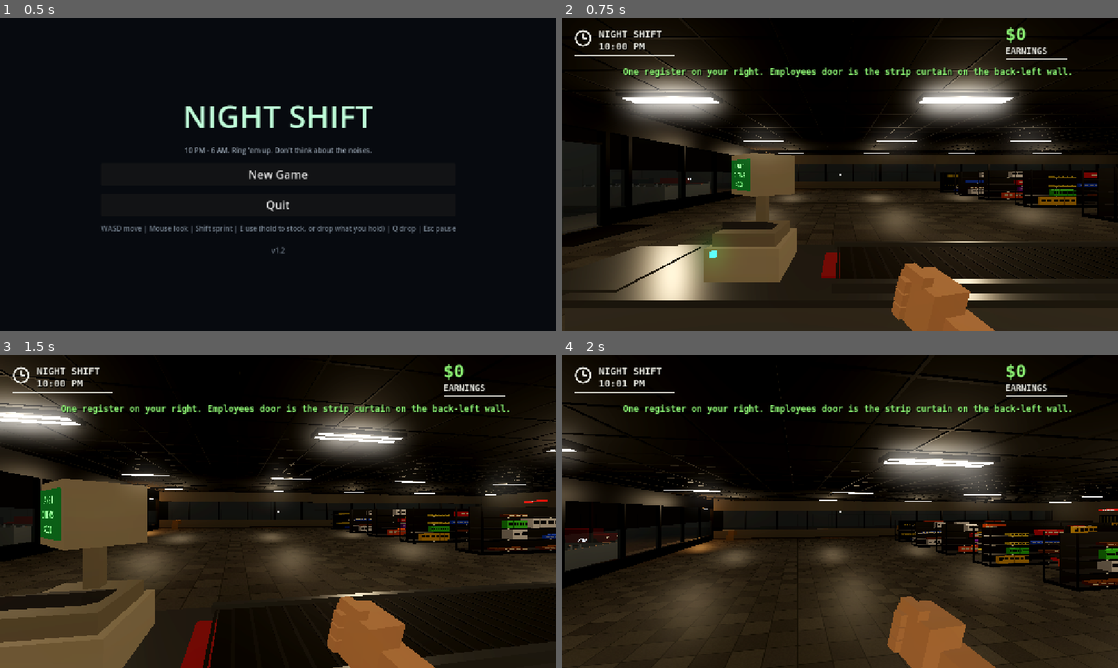
Above: before the commit, frames 1-4 (two rows, left to right).
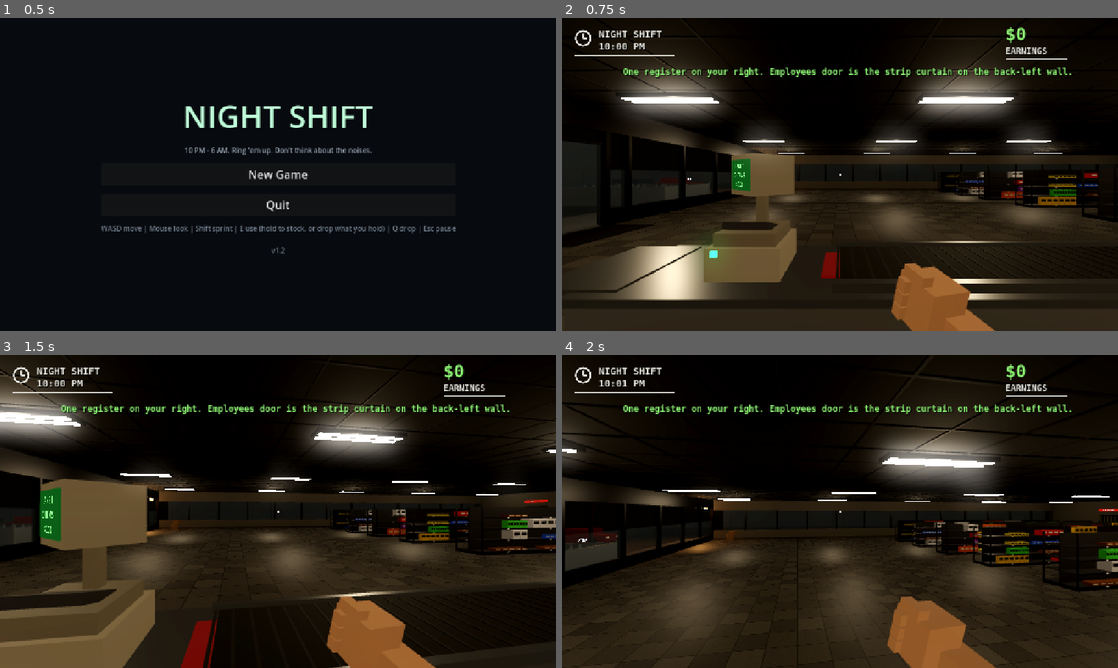
Above: after the commit, the same moments.

Repository: Coleslaw510/night-shift
Game: Godot game, scene res://scenes/menu.tscn
The game is run twice, just before and just after one commit, with the same random seed, the same clock (stepped at 60 frames per second) and the same inputs.
Inputs (mouse positions are in pixels of both pictures, inside the frame that each line leads up to):
- Up to frame 1 (0.5 s): no input
- Up to frame 2 (0.75 s): click "New Game" at 0.5 s
- Up to frame 3 (1.5 s): move the mouse to (305, 511) at 1.27 s; hold W (move_forward) from 1.28 s (still down); hold C (cart) from 1.28 s (still down)
- Up to frame 4 (2 s): keep holding W (move_forward); keep holding C (cart); tap Space (jump) at 1.52, 1.82 s; tap E (interact) at 1.55 s

Frame 1 is identical in both runs. In frame 2, 4.7% of the frame differs, in the area x 9-99%, y 10-100%; in frame 3, 2.1%; in frame 4, 2.1%.

Commit message:
v1.2.1: batch meshes and add graphics presets [skip ci]
Price tags, shelf frames, the ceiling grid, and fence posts are multimeshes. The pause menu saves Low/Medium/High/Ultra, render scale, an FPS cap, and an FPS counter. iOS defaults to Low.

Co-authored-by: Coleslaw510 <Coleslaw510@users.noreply.github.com>

Diff:
--- a/scripts/customer.gd
+++ b/scripts/customer.gd
@@ -343,29 +343,30 @@
 	finished.emit(self, false)
 
 # ---------- update ----------
-func _others() -> Array:
+var _near: Array = []
+
+func _gather() -> void:
+	_near.clear()
 	if game == null:
-		return []
-	var others: Array = []
+		return
 	if is_instance_valid(game.player):
-		others.append(game.player)
+		_near.append(game.player)
 	if game.customers_root:
 		for c in game.customers_root.get_children():
 			if c != self:
-				others.append(c)
+				_near.append(c)
 	if is_inside_tree():
 		for cart in get_tree().get_nodes_in_group("cart"):
 			if cart == my_cart or cart.mode == Cart.M.FOLLOW:
 				continue
 			if cart.global_position.distance_to(global_position) < 2.2:
-				others.append(cart)
-	return others
+				_near.append(cart)
 
 func _steer(dir: Vector3) -> Vector3:
 	var steer := dir
 	var side := Vector3(-dir.z, 0.0, dir.x)
 	_avoid_lock = maxf(0.0, _avoid_lock - 0.016)
-	for o in _others():
+	for o in _near:
 		if not is_instance_valid(o):
 			continue
 		var rel: Vector3 = o.global_position - global_position
@@ -394,7 +395,7 @@
 	return steer.normalized()
 
 func _separate() -> void:
-	for o in _others():
+	for o in _near:
 		if not is_instance_valid(o):
 			continue
 		var rel: Vector3 = global_position - o.global_position
@@ -485,6 +486,7 @@
 				position += Vector3(0.7, 0, 0.7)
 
 func _process(delta: float) -> void:
+	_gather()
 	moving = false
 	if _emote_t > 0.0:
 		_emote_t -= delta
--- a/scripts/game.gd
+++ b/scripts/game.gd
@@ -30,6 +30,8 @@
 var back_door_open := false
 var front_open := 0.0
 var _hint_t := 0.0
+var _cull_t := 0.0
+var _shelf_cull := 0.0
 var _change_reg: Node = null
 var _sfx: Array = []
 var touch_mode := false
@@ -55,8 +57,6 @@
 	if touch_mode:
 		_setup_mobile()
 	store = StoreBuilder.build(self, self)
-	if touch_mode:
-		_mobile_env()
 	shelves = ShelfSystem.new()
 	add_child(shelves)
 	shelves.build()
@@ -122,6 +122,8 @@
 	SaveGame.boot_mode = ""
 	_update_clock()
 	_update_hints()
+	Settings.bind(self)
+	apply_graphics()
 
 ## Touch mode: phones/tablets, or desktop testing with `godot -- --touch`.
 static func is_touch() -> bool:
@@ -130,24 +132,13 @@
 func capture_mouse(on: bool) -> void:
 	Input.mouse_mode = Input.MOUSE_MODE_CAPTURED if (on and not touch_mode) else Input.MOUSE_MODE_VISIBLE
 
-## Mobile preset: no tap-to-interact via emulated mouse clicks, no MSAA, lighter glow/fog,
-## slightly lower 3D resolution, 60 fps cap. The look is kept (same lights and materials).
+## Phones don't use the mouse-click binding, so a tap doesn't also press USE.
+## Resolution, lights, and the FPS cap come from the graphics preset.
 func _setup_mobile() -> void:
 	InputMap.action_erase_events("interact")
 	var e := InputEventKey.new()
 	e.physical_keycode = KEY_E
 	InputMap.action_add_event("interact", e)
-	var vp := get_viewport()
-	vp.msaa_3d = Viewport.MSAA_DISABLED
-	vp.scaling_3d_scale = 0.8
-	Engine.max_fps = 60
-
-func _mobile_env() -> void:
-	for c in get_children():
-		if c is WorldEnvironment:
-			var env: Environment = c.environment
-			env.glow_intensity = 0.55
-			env.adjustment_enabled = false
 
 func play_sfx(name: String) -> void:
 	for a in _sfx:
@@ -172,6 +163,10 @@
 	_run_fuel(delta)
 	_update_can()
 	_recover_registers()
+	_cull_t -= delta
+	if _cull_t <= 0.0 and player:
+		_cull_t = 0.35
+		shelves.update_cull(player.global_position.x, _shelf_cull)
 	_hint_t -= delta
 	if _hint_t <= 0.0:
 		_hint_t = 0.5
@@ -650,6 +645,80 @@
 	hud.set_prompt("")
 	hud.show_summary(stats)
 
+func apply_graphics() -> void:
+	var p := Settings.gfx_preset
+	var max_tier := 2
+	var range_k := 1.0
+	var glow := 0.7
+	var fog := 0.02
+	var far := 250.0
+	var msaa := Viewport.MSAA_2X
+	var shadows := false
+	_shelf_cull = 0.0
+	match p:
+		"low":
+			max_tier = 0
+			range_k = 0.7
+			glow = 0.0
+			fog = 0.032
+			far = 90.0
+			msaa = Viewport.MSAA_DISABLED
+			_shelf_cull = 14.0
+		"medium":
+			max_tier = 1
+			range_k = 0.85
+			glow = 0.4
+			fog = 0.024
+			far = 140.0
+			msaa = Viewport.MSAA_DISABLED
+			_shelf_cull = 24.0
+		"ultra":
+			max_tier = 2
+			range_k = 1.05
+			glow = 0.85
+			fog = 0.016
+			far = 400.0
+			msaa = Viewport.MSAA_4X
+			shadows = true
+		_:
+			max_tier = 2
+			range_k = 1.0
+			glow = 0.7
+			fog = 0.02
+			far = 250.0
+			msaa = Viewport.MSAA_2X
+	var vp := get_viewport()
+	vp.msaa_3d = msaa
+	vp.scaling_3d_scale = clampf(Settings.gfx_scale, 0.5, 1.0)
+	Engine.max_fps = Settings.fps_cap
+	if player and player.cam:
+		player.cam.far = far
+	for c in get_children():
+		if c is WorldEnvironment:
+			var env: Environment = c.environment
+			env.glow_enabled = glow > 0.01
+			env.glow_intensity = glow
+			env.fog_enabled = true
+			env.fog_density = fog
+	for entry in store.lights:
+		var light := entry as Light3D
+		if light == null:
+			continue
+		var tier := int(light.get_meta("tier", 2))
+		var on := tier <= max_tier
+		light.visible = on
+		var base_e := float(light.get_meta("base", 1.0))
+		var base_r := float(light.get_meta("base_range", 8.0))
+		if light is OmniLight3D:
+			light.omni_range = base_r * range_k
+		elif light is SpotLight3D:
+			light.spot_range = base_r * range_k
+		light.shadow_enabled = shadows and on and light is SpotLight3D and tier == 0
+		light.light_energy = base_e if on else 0.0
+		light.set_meta("run", light.light_energy)
+	if shelves and player:
+		shelves.update_cull(player.global_position.x, _shelf_cull)
+
 func _flicker() -> void:
 	# Two fixtures misbehave, like any good night-shift store.
 	var fr := Engine.get_process_frames()
@@ -657,8 +726,11 @@
 		if i >= store.lights.size():
 			continue
 		var l: OmniLight3D = store.lights[i]
+		if not l.visible:
+			continue
 		var on := randf() > 0.12 if fr % 300 < 70 else true
-		l.light_energy = l.get_meta("base") * (1.0 if on else 0.1)
+		var run := float(l.get_meta("run", l.get_meta("base")))
+		l.light_energy = run * (1.0 if on else 0.1)
 		var f: Node3D = l.get_meta("fixture")
 		for t in f.get_children():
 			if t is MeshInstance3D and t.get_index() > 0:
--- a/scripts/hud.gd
+++ b/scripts/hud.gd
@@ -39,6 +39,7 @@
 var tasks_label: Label
 var prompt_label: Label
 var toast_label: Label
+var fps_label: Label
 var pause_panel: Control
 var summary_panel: Control
 var summary_text: Label
@@ -90,6 +91,13 @@
 	_line(root, Vector2(28, 84), 230)
 	tasks_label = _label(root, "", 17, AMBER)
 	tasks_label.position = Vector2(28, 94)
+	fps_label = _label(root, "", 16, GREEN)
+	fps_label.set_anchors_preset(Control.PRESET_CENTER_TOP)
+	fps_label.horizontal_alignment = HORIZONTAL_ALIGNMENT_CENTER
+	fps_label.offset_left = -80
+	fps_label.offset_right = 80
+	fps_label.offset_top = 4
+	fps_label.offset_bottom = 24
 	# top-right
 	money_label = _label(root, "$0", 40, GREEN)
 	money_label.set_anchors_preset(Control.PRESET_TOP_RIGHT)
@@ -463,6 +471,10 @@
 	summary_panel.visible = true
 
 func _process(delta: float) -> void:
+	if fps_label:
+		fps_label.visible = Settings.show_fps
+		if Settings.show_fps:
+			fps_label.text = "%d FPS" % int(Engine.get_frames_per_second())
 	if _toast_t > 0.0:
 		_toast_t -= delta
 		if _toast_t <= 0.0:
--- a/scripts/settings.gd
+++ b/scripts/settings.gd
@@ -4,26 +4,61 @@
 const PATH := "user://settings.cfg"
 static var mouse_sens := 1.0
 static var volume := 0.8
+static var gfx_preset := ""
+static var gfx_scale := 1.0
+static var fps_cap := 0
+static var show_fps := false
+static var host: Node = null
 static var _loaded := false
+static var _scale_slider: HSlider
+static var _preset_buttons: Array = []
+static var _cap_buttons: Array = []
+
+static func bind(n: Node) -> void:
+	host = n
 
 static func load_settings() -> void:
 	if _loaded:
 		return
 	_loaded = true
+	var mobile := OS.has_feature("mobile")
+	gfx_preset = "low" if mobile else "high"
+	gfx_scale = 0.7 if mobile else 1.0
+	fps_cap = 60 if mobile else 0
 	var cf := ConfigFile.new()
 	if cf.load(PATH) == OK:
 		mouse_sens = cf.get_value("input", "mouse_sens", 1.0)
 		volume = cf.get_value("audio", "volume", 0.8)
+		gfx_preset = str(cf.get_value("graphics", "preset", gfx_preset))
+		gfx_scale = float(cf.get_value("graphics", "scale", gfx_scale))
+		fps_cap = int(cf.get_value("graphics", "fps_cap", fps_cap))
+		show_fps = bool(cf.get_value("graphics", "show_fps", false))
 	apply()
 
 static func save_settings() -> void:
 	var cf := ConfigFile.new()
+	cf.load(PATH)
 	cf.set_value("input", "mouse_sens", mouse_sens)
 	cf.set_value("audio", "volume", volume)
+	cf.set_value("graphics", "preset", gfx_preset)
+	cf.set_value("graphics", "scale", gfx_scale)
+	cf.set_value("graphics", "fps_cap", fps_cap)
+	cf.set_value("graphics", "show_fps", show_fps)
 	cf.save(PATH)
 
 static func apply() -> void:
 	AudioServer.set_bus_volume_db(0, linear_to_db(maxf(volume, 0.0001)))
+	if host and host.has_method("apply_graphics"):
+		host.apply_graphics()
+
+static func preset_scale(key: String) -> float:
+	match key:
+		"low":
+			return 0.7
+		"medium":
+			return 0.85
+		_:
+			return 1.0
 
 ## Adds two labelled sliders (mouse sensitivity, volume) to a container.
 static func add_sliders(box: Container) -> void:
@@ -48,3 +83,92 @@
 				apply()
 			save_settings())
 		box.add_child(s)
+	add_graphics(box)
+
+static func add_graphics(box: Container) -> void:
+	load_settings()
+	var title := Label.new()
+	title.text = "Graphics"
+	title.horizontal_alignment = HORIZONTAL_ALIGNMENT_CENTER
+	box.add_child(title)
+	var row := HBoxContainer.new()
+	row.alignment = BoxContainer.ALIGNMENT_CENTER
+	row.add_theme_constant_override("separation", 6)
+	box.add_child(row)
+	_preset_buttons.clear()
+	for name in ["Low", "Medium", "High", "Ultra"]:
+		var b := Button.new()
+		var key: String = str(name).to_lower()
+		b.text = name
+		b.toggle_mode = true
+		b.button_pressed = gfx_preset == key
+		b.pressed.connect(_pick_preset.bind(key))
+		row.add_child(b)
+		_preset_buttons.append(b)
+	var scale_l := Label.new()
+	scale_l.text = "Render scale"
+	scale_l.horizontal_alignment = HORIZONTAL_ALIGNMENT_CENTER
+	box.add_child(scale_l)
+	_scale_slider = HSlider.new()
+	_scale_slider.min_value = 0.5
+	_scale_slider.max_value = 1.0
+	_scale_slider.step = 0.05
+	_scale_slider.value = gfx_scale
+	_scale_slider.custom_minimum_size = Vector2(320, 24)
+	_scale_slider.value_changed.connect(func(v: float):
+		gfx_scale = v
+		apply()
+		save_settings())
+	box.add_child(_scale_slider)
+	var cap_l := Label.new()
+	cap_l.text = "FPS cap"
+	cap_l.horizontal_alignment = HORIZONTAL_ALIGNMENT_CENTER
+	box.add_child(cap_l)
+	var caps := HBoxContainer.new()
+	caps.alignment = BoxContainer.ALIGNMENT_CENTER
+	caps.add_theme_constant_override("separation", 6)
+	box.add_child(caps)
+	_cap_buttons.clear()
+	for spec in [["30", 30], ["60", 60], ["Max", 0]]:
+		var b2 := Button.new()
+		b2.text = spec[0]
+		b2.toggle_mode = true
+		var cap := int(spec[1])
+		b2.button_pressed = fps_cap == cap
+		b2.pressed.connect(_set_cap.bind(cap))
+		caps.add_child(b2)
+		_cap_buttons.append(b2)
+	var fps := CheckButton.new()
+	fps.text = "FPS counter"
+	fps.button_pressed = show_fps
+	fps.toggled.connect(func(on: bool):
+		show_fps = on
+		apply()
+		save_settings())
+	box.add_child(fps)
+
+static func _set_cap(cap: int) -> void:
+	fps_cap = cap
+	apply()
+	save_settings()
+	_mark_caps()
+
+static func _pick_preset(key: String) -> void:
+	gfx_preset = key
+	gfx_scale = preset_scale(key)
+	if _scale_slider:
+		_scale_slider.set_value_no_signal(gfx_scale)
+	_mark_presets()
+	apply()
+	save_settings()
+
+static func _mark_presets() -> void:
+	for b in _preset_buttons:
+		if b is Button:
+			b.button_pressed = str(b.text).to_lower() == gfx_preset
+
+static func _mark_caps() -> void:
+	for b in _cap_buttons:
+		if b is Button:
+			var cap := 60 if b.text == "60" else (30 if b.text == "30" else 0)
+			b.button_pressed = cap == fps_cap
--- a/scripts/shelves.gd
+++ b/scripts/shelves.gd
@@ -15,6 +15,12 @@
 var slots: Array = []          # Array[Dictionary]
 var mm: MultiMesh
 var mm_label: MultiMesh
+var tag_mm: MultiMesh
+var tag_rest: Array = []
+var tag_row: Array = []
+var row_nodes: Array = []
+var slot_ranges: Array = []
+var _row_on: Array = []
 var slot_len := 0.0
 
 func build() -> void:
@@ -27,20 +33,29 @@
 	var cz: float = (StoreBuilder.SHELF_Z0 + StoreBuilder.SHELF_Z1) * 0.5
 	for r in StoreBuilder.SHELF_X.size():
 		var sx: float = StoreBuilder.SHELF_X[r]
-		StoreBuilder.box(self, Vector3(DEPTH * 2, 0.1, length), Vector3(sx, 0.05, cz), metal)
-		StoreBuilder.box(self, Vector3(0.04, 1.85, length), Vector3(sx, 0.95, cz), StoreBuilder.mat(Color(0.14, 0.14, 0.15), 0.0, 0.8))
-		# uprights
+		var row := Node3D.new()
+		row.name = "ShelfRow%d" % r
+		add_child(row)
+		row_nodes.append(row)
+		_row_on.append(true)
+		var metal_xf: Array = []
+		var board_xf: Array = []
+		metal_xf.append(Transform3D(Basis.from_scale(Vector3(DEPTH * 2, 0.1, length)), Vector3(sx, 0.05, cz)))
+		StoreBuilder.box(row, Vector3(0.04, 1.85, length), Vector3(sx, 0.95, cz), StoreBuilder.mat(Color(0.14, 0.14, 0.15), 0.0, 0.8))
 		var z: float = StoreBuilder.SHELF_Z0
 		while z <= StoreBuilder.SHELF_Z1 + 0.01:
 			for side in [-1, 1]:
-				StoreBuilder.box(self, Vector3(0.05, 1.9, 0.05), Vector3(sx + side * DEPTH, 0.95, z), metal)
+				metal_xf.append(Transform3D(Basis.from_scale(Vector3(0.05, 1.9, 0.05)), Vector3(sx + side * DEPTH, 0.95, z)))
 			z += length / 4.0
 		for lv in LEVELS:
-			StoreBuilder.box(self, Vector3(DEPTH * 2, 0.03, length), Vector3(sx, lv, cz), board)
+			board_xf.append(Transform3D(Basis.from_scale(Vector3(DEPTH * 2, 0.03, length)), Vector3(sx, lv, cz)))
 			for side in [-1, 1]:
-				StoreBuilder.box(self, Vector3(0.02, 0.05, length), Vector3(sx + side * (DEPTH + 0.01), lv - 0.01, cz), metal)
+				metal_xf.append(Transform3D(Basis.from_scale(Vector3(0.02, 0.05, length)), Vector3(sx + side * (DEPTH + 0.01), lv - 0.01, cz)))
+		StoreBuilder._multibox(row, metal_xf, metal)
+		StoreBuilder._multibox(row, board_xf, board)
 		# collider = the interact surface for stocking
-		Interact.make(self, Vector3(DEPTH * 2, 1.9, length), Vector3(sx, 0.95, cz), self, {"kind": "shelf", "row": r})
+		Interact.make(row, Vector3(DEPTH * 2, 1.9, length), Vector3(sx, 0.95, cz), self, {"kind": "shelf", "row": r})
+		var slot0 := slots.size()
 		# slots
 		for side in [-1, 1]:
 			# each face gets a few product "bands" so it looks merchandised
@@ -58,10 +73,54 @@
 				# price tags along the shelf edge
 				for si in SLOTS:
 					var tz: float = StoreBuilder.SHELF_Z0 + 0.15 + (si + 0.5) * slot_len
-					StoreBuilder.box(self, Vector3(0.012, 0.04, 0.09), Vector3(sx + side * (DEPTH + 0.025), LEVELS[li] - 0.01, tz), tag)
+					tag_rest.append(Transform3D(Basis.from_scale(Vector3(0.012, 0.04, 0.09)), Vector3(sx + side * (DEPTH + 0.025), LEVELS[li] - 0.01, tz)))
+					tag_row.append(r)
+		slot_ranges.append([slot0, slots.size()])
+	_build_tags(tag)
 	_build_multimesh()
 	for i in slots.size():
 		_refresh(i)
+
+func _build_tags(mat: Material) -> void:
+	tag_mm = MultiMesh.new()
+	tag_mm.transform_format = MultiMesh.TRANSFORM_3D
+	var bm := BoxMesh.new()
+	bm.size = Vector3.ONE
+	tag_mm.mesh = bm
+	tag_mm.instance_count = tag_rest.size()
+	for i in tag_rest.size():
+		tag_mm.set_instance_transform(i, tag_rest[i])
+	var mmi := MultiMeshInstance3D.new()
+	mmi.multimesh = tag_mm
+	mmi.material_override = mat
+	add_child(mmi)
+
+func _hide_slot(i: int) -> void:
+	var s: Dictionary = slots[i]
+	for u in s.cap:
+		var id: int = s.inst + u
+		mm.set_instance_transform(id, HIDE)
+		mm_label.set_instance_transform(id, HIDE)
+
+## max_dist <= 0 shows every row. Otherwise rows far from the player on X are hidden.
+func update_cull(player_x: float, max_dist: float) -> void:
+	for r in row_nodes.size():
+		var show := max_dist <= 0.0 or absf(StoreBuilder.SHELF_X[r] - player_x) <= max_dist
+		if _row_on[r] == show:
+			continue
+		_row_on[r] = show
+		row_nodes[r].visible = show
+		var span: Array = slot_ranges[r]
+		if show:
+			for i in range(int(span[0]), int(span[1])):
+				_refresh(i)
+		else:
+			for i in range(int(span[0]), int(span[1])):
+				_hide_slot(i)
+		for t in tag_row.size():
+			if int(tag_row[t]) != r:
+				continue
+			tag_mm.set_instance_transform(t, tag_rest[t] if show else HIDE)
 
 func _build_multimesh() -> void:
 	var total := 0
--- a/scripts/store_builder.gd
+++ b/scripts/store_builder.gd
@@ -144,7 +144,7 @@
 	_floor_and_ceiling(store)
 	_walls(store, out)
 	_lights(store, out)
-	_freezer(store)
+	_freezer(store, out)
 	_checkouts(store, out, target)
 	_stockroom(store, out, target)
 	_outside(store, out, target)
@@ -198,14 +198,16 @@
 	var grid_m := mat(Color(0.06, 0.06, 0.06))
 	box(store, Vector3(W, 0.12, depth), Vector3(0, H + 0.06, zc), ceil_m)
 	box(store, Vector3(W, 0.12, ZB - ROOM_Z), Vector3(0, H + 0.06, (ZB + ROOM_Z) * 0.5), ceil_m)
+	var grid_xf: Array = []
 	var gx := -hw + 1.2
 	while gx < hw:
-		box(store, Vector3(0.04, 0.03, depth), Vector3(gx, H - 0.01, zc), grid_m)
+		grid_xf.append(Transform3D(Basis.from_scale(Vector3(0.04, 0.03, depth)), Vector3(gx, H - 0.01, zc)))
 		gx += 1.2
 	var gz := ZB + 1.2
 	while gz < hd:
-		box(store, Vector3(W, 0.03, 0.04), Vector3(0, H - 0.01, gz), grid_m)
+		grid_xf.append(Transform3D(Basis.from_scale(Vector3(W, 0.03, 0.04)), Vector3(0, H - 0.01, gz)))
 		gz += 1.2
+	_multibox(store, grid_xf, grid_m)
 	# Roof (seen from outside)
 	box(store, Vector3(W + 0.6, 0.3, depth + 0.6), Vector3(0, H + 0.27, zc), mat(Color(0.12, 0.11, 0.1)))
 	box(store, Vector3(W + 0.6, 0.3, ZB - ROOM_Z + 0.6), Vector3(0, H + 0.27, (ZB + ROOM_Z) * 0.5), mat(Color(0.12, 0.11, 0.1)))
@@ -310,12 +312,11 @@
 			l.omni_range = 10.5
 			l.omni_attenuation = 1.0
 			l.position = Vector3(fx, H - 0.45, fz)
-			store.add_child(l)
 			l.set_meta("fixture", f)
-			l.set_meta("base", l.light_energy)
-			out.lights.append(l)
-
-static func _freezer(store: Node3D) -> void:
+			var tier := 0 if absf(fx) < 1.0 else (1 if absf(fx) < 10.0 else 2)
+			_add_light(store, out, l, tier, l.omni_range)
+
+static func _freezer(store: Node3D, out: Dictionary) -> void:
 	var z := ZB + 0.6
 	var body := mat(Color(0.22, 0.22, 0.24), 0.0, 0.5, 0.4)
 	var glow := mat(Color(0.75, 0.9, 1.0), 2.2)
@@ -352,7 +353,7 @@
 	fl.light_energy = 1.4
 	fl.omni_range = 6.5
 	fl.position = Vector3(0, 1.3, z + 1.4)
-	store.add_child(fl)
+	_add_light(store, out, fl, 0, fl.omni_range)
 	# "FREEZER AISLE ->" sign (dark plate, light text)
 	box(store, Vector3(6.2, 0.62, 0.06), Vector3(0, 3.12, z + 0.4), mat(Color(0.12, 0.13, 0.15), 0.0, 0.6))
 	label(store, "FREEZER AISLE ->", Vector3(0, 3.12, z + 0.44), 96, Color(0.85, 0.88, 0.9), 0.0, 0.0045)
@@ -381,6 +382,30 @@
 	mmi.material_override = m
 	parent.add_child(mmi)
 	return mmi
+
+static func _multibox(parent: Node, xf: Array, material: Material) -> void:
+	if xf.is_empty():
+		return
+	var mm := MultiMesh.new()
+	mm.transform_format = MultiMesh.TRANSFORM_3D
+	var bm := BoxMesh.new()
+	bm.size = Vector3.ONE
+	mm.mesh = bm
+	mm.instance_count = xf.size()
+	for i in xf.size():
+		mm.set_instance_transform(i, xf[i])
+	var mmi := MultiMeshInstance3D.new()
+	mmi.multimesh = mm
+	mmi.material_override = material
+	parent.add_child(mmi)
+
+static func _add_light(store: Node, out: Dictionary, light: Light3D, tier: int, base_range: float) -> void:
+	light.shadow_enabled = false
+	light.set_meta("tier", tier)
+	light.set_meta("base", light.light_energy)
+	light.set_meta("base_range", base_range)
+	store.add_child(light)
+	out.lights.append(light)
 
 static func _checkouts(store: Node3D, out: Dictionary, target: Object) -> void:
 	var beige := mat(Color(0.66, 0.62, 0.54), 0.0, 0.7)
@@ -443,7 +468,7 @@
 	label(n, String(p.name).to_upper(), Vector3(0, 0.24, 0.236), 24, Products.label_color(p), 0.0, 0.0018)
 	return n
 
-static func _down_spot(store: Node3D, pos: Vector3, energy: float, rng: float) -> void:
+static func _down_spot(store: Node3D, out: Dictionary, pos: Vector3, energy: float, rng: float) -> void:
 	var sl := SpotLight3D.new()
 	sl.light_color = Color(1.0, 0.82, 0.55)
 	sl.light_energy = energy
@@ -451,7 +476,7 @@
 	sl.spot_angle = 38.0
 	sl.position = pos
 	sl.rotation.x = -PI * 0.5
-	store.add_child(sl)
+	_add_light(store, out, sl, 0, rng)
 	box(store, Vector3(0.4, 0.08, 0.4), pos + Vector3(0, 0.1, 0), mat(Color(1.0, 0.85, 0.6), 2.5))
 
 static func _stockroom(store: Node3D, out: Dictionary, target: Object) -> void:
@@ -468,8 +493,8 @@
 	box(store, Vector3(0.08, H, ZB - ROOM_Z), Vector3(hw + 0.2, H * 0.5, (ZB + ROOM_Z) * 0.5), ext)
 	box(store, Vector3(W + 0.5, H, 0.08), Vector3(0, H * 0.5, ROOM_Z - 0.22), ext)
 	# Two pools of light down the middle. Corners get none.
-	_down_spot(store, Vector3(0, H - 0.35, -21.5), 4.0, 11.0)
-	_down_spot(store, Vector3(1.5, H - 0.35, -27.0), 2.4, 9.0)
+	_down_spot(store, out, Vector3(0, H - 0.35, -21.5), 4.0, 11.0)
+	_down_spot(store, out, Vector3(1.5, H - 0.35, -27.0), 2.4, 9.0)
 	for pil in [Vector3(-12, -23, 0), Vector3(12, -23, 0), Vector3(-12, -30, 0), Vector3(12, -30, 0)]:
 		box(store, Vector3(0.45, H, 0.45), Vector3(pil.x, H * 0.5, pil.y), mat(Color(0.35, 0.34, 0.32)), true)
 	# Pallet rack just inside the employee door: one crate per shelf product
@@ -529,7 +554,7 @@
 		wl.light_energy = 2.2
 		wl.omni_range = 9.0
 		wl.position = wp + Vector3(0, -0.3, -0.5 if wp.z < 0 else 0.5)
-		store.add_child(wl)
+		_add_light(store, out, wl, 1, wl.omni_range)
 	# Gun locker on the stockroom's west wall (placeholder for the monster update)
 	var lk := Node3D.new()
 	lk.position = Vector3(-hw + 0.45, 0, -30.5)
@@ -584,6 +609,7 @@
 	_fuel_station(store, out)
 	_corral(store, out)
 	# street lamps — none in the fuel bay, so that corner stays dark except the pumps
+	var lamp_i := 0
 	for lp in [Vector3(-16, 0, 30), Vector3(6, 0, 36), Vector3(-20, 0, -40), Vector3(6, 0, -42), Vector3(-30, 0, 10)]:
 		box(store, Vector3(0.18, 6.0, 0.18), lp + Vector3(0, 3, 0), mat(Color(0.18, 0.18, 0.18)))
 		box(store, Vector3(1.0, 0.18, 0.45), lp + Vector3(0, 6.0, 0), mat(Color(1.0, 0.65, 0.3), 4.0))
@@ -594,11 +620,13 @@
 		sl.light_energy = 4.0
 		sl.omni_attenuation = 1.3
 		sl.position = lp + Vector3(0, 5.6, 0)
-		store.add_child(sl)
+		_add_light(store, out, sl, 1 if lamp_i < 2 else 2, sl.omni_range)
+		lamp_i += 1
 	# chain-link fence around the lot
 	var post_m := mat(Color(0.35, 0.36, 0.37), 0.0, 0.4, 0.7)
 	var mesh_m := mat(Color(0.5, 0.52, 0.55, 0.28), 0.0, 0.5, 0.3)
 	var fh := 2.2
+	var post_xf: Array = []
 	# Front fence (+Z) has a driveway gap at x -5..5.
 	var front_y: float = f.end.y
 	for side in [[Vector2(f.position.x, f.position.y), Vector2(f.end.x, f.position.y)], [Vector2(f.position.x, front_y), V …(204 unchanged characters)…
@@ -613,9 +641,10 @@
 		add_collider(store, Vector3(maxf(size.x, 0.3), 3.0, maxf(size.z, 0.3)), Vector3(c.x, 1.5, c.y))
 		var t := 0.0
 		while t <= length + 0.01:
-			var p := a.lerp(b, t / length)
-			box(store, Vector3(0.07, fh + 0.1, 0.07), Vector3(p.x, (fh + 0.1) * 0.5, p.y), post_m)
+			var p: Vector2 = a.lerp(b, t / length)
+			post_xf.append(Transform3D(Basis.from_scale(Vector3(0.07, fh + 0.1, 0.07)), Vector3(p.x, (fh + 0.1) * 0.5, p.y)))
 			t += 3.0
+	_multibox(store, post_xf, post_m)
 	# Dumpster in the back lot
 	var dpos := Vector3(BACK_DOOR_X - 3.0, 0, ROOM_Z - 4.5)
 	var dg := mat(Color(0.12, 0.3, 0.18), 0.0, 0.7, 0.3)
@@ -657,7 +686,7 @@
 		pl.light_energy = 2.4
 		pl.omni_range = 6.5
 		pl.position = Vector3(0, 2.7, 0)
-		pump.add_child(pl)
+		_add_light(pump, out, pl, 0, pl.omni_range)
 		label(pump, "FUEL", Vector3(0, 1.7, 0.2), 42, Color(1, 0.95, 0.8))
 		out.pumps.append({"pos": p, "yaw": PI * 0.5, "index": i})
 	label(store, "NIGHT FUEL", FUEL_POS + Vector3(0, 3.7, 3.6), 64, Color(1.0, 0.85, 0.3))
Not shown, changed: HANDOFF.md
Not shown, changed: PROGRESS.md
